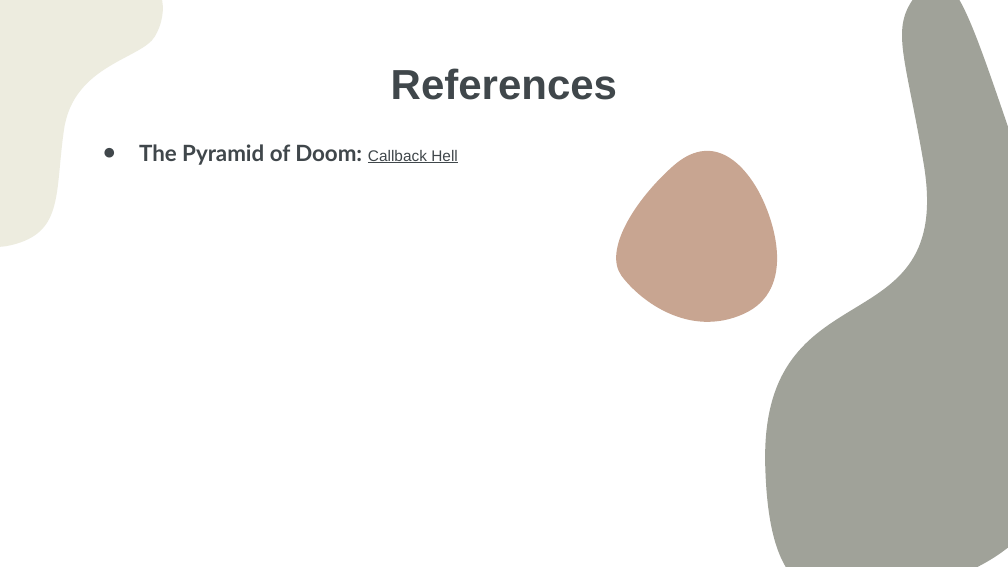
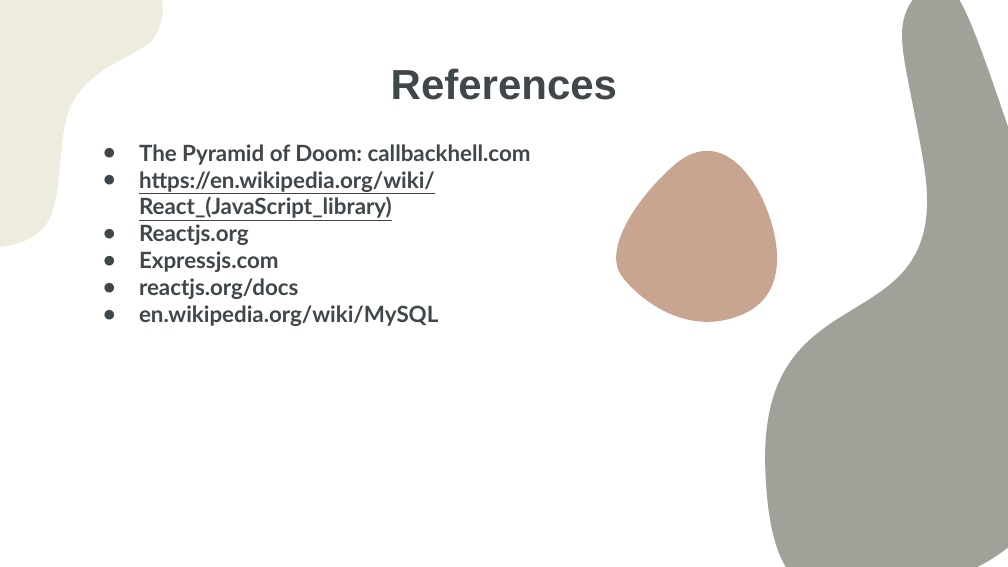
Before and after one commit to Khoa100500/WebApplicationProject-BugTracker, a slide deck: slide 24 of Report + Presentation/Group 5 Presentation.pptx. Drawn at 1008x567 pixels with LibreOffice and Linux fonts; fonts in the diff are those of the drawing. Boxes give left, top, right and bottom in pixels: in the first picture for what was removed or moved away, otherwise in the second. Text is boxed around its words. In the diff, an @@ line names an element or a change of style, - is before the commit and + after.

```diff
--- a/Report + Presentation/Group 5 Presentation.pptx
+++ b/Report + Presentation/Group 5 Presentation.pptx
@@ subtitle at bbox=[139, 144, 531, 326]: text changed @@
-● The Pyramid of Doom: Callback Hell
+● The Pyramid of Doom: callbackhell.com
+● https://en.wikipedia.org/wiki/React_(JavaScript_library)
+● Reactjs.org
+● Expressjs.com
+● reactjs.org/docs
+● en.wikipedia.org/wiki/MySQL
```
Also in this commit, not shown: 5 other slides changed, 1 slide added, 2 slides removed.
